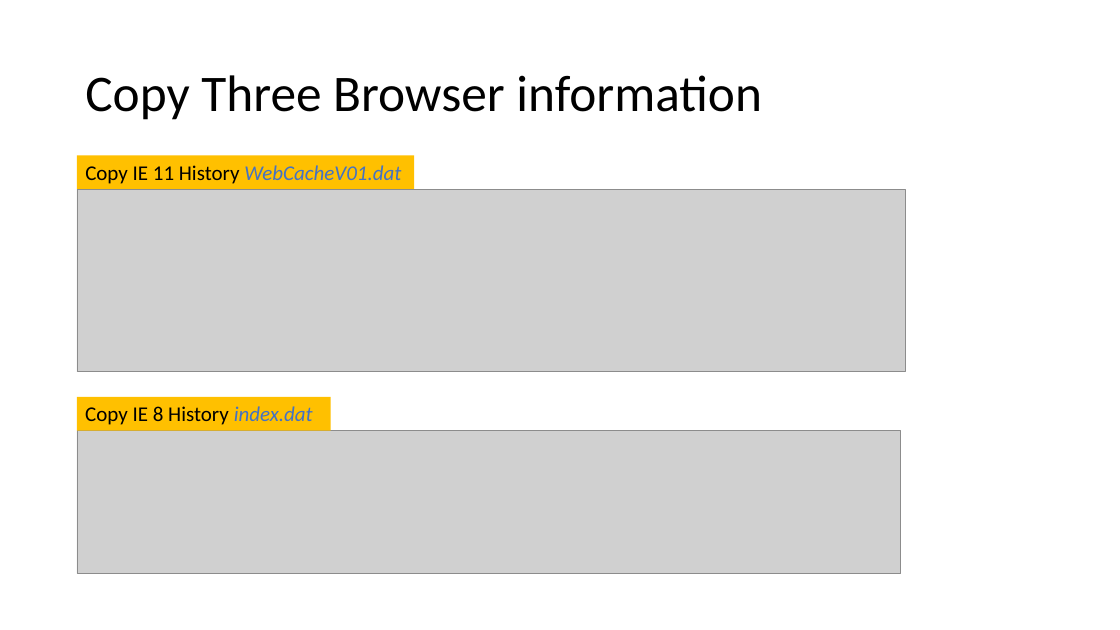
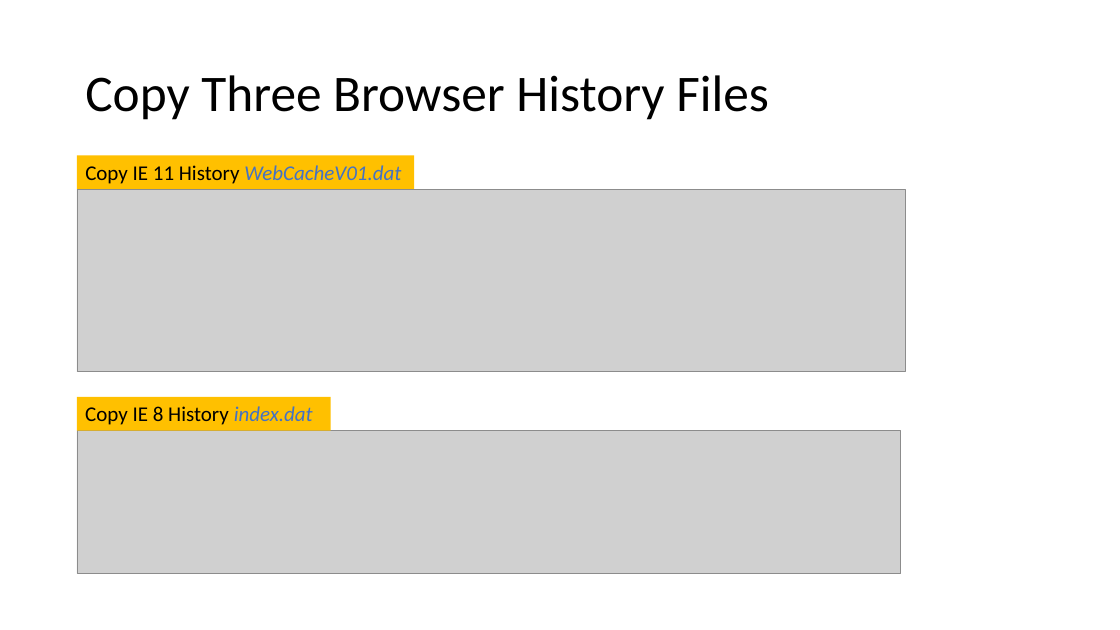
Before and after one commit to frankwxu/digital-forensics-lab, a slide deck: slide 13 of NIST_Data_Leakage_Case/NIST_Data_Leakage_03_WebHistory_SQL.pptx. Drawn at 1120x630 pixels with LibreOffice and Linux fonts; fonts in the diff are those of the drawing; grey boxes stand for pictures; background and template pictures are left out. Boxes give left, top, right and bottom in pixels: in the first picture for what was removed or moved away, otherwise in the second. Text is boxed around its words. In the diff, an @@ line names an element or a change of style, - is before the commit and + after.

```diff
--- a/NIST_Data_Leakage_Case/NIST_Data_Leakage_03_WebHistory_SQL.pptx
+++ b/NIST_Data_Leakage_Case/NIST_Data_Leakage_03_WebHistory_SQL.pptx
@@ title at (x1=85, y1=75, x2=769, y2=120): text changed @@
-Copy Three Browser information
+Copy Three Browser History Files
```
Also in this commit, not shown: 6 other slides changed, 10 other files.
